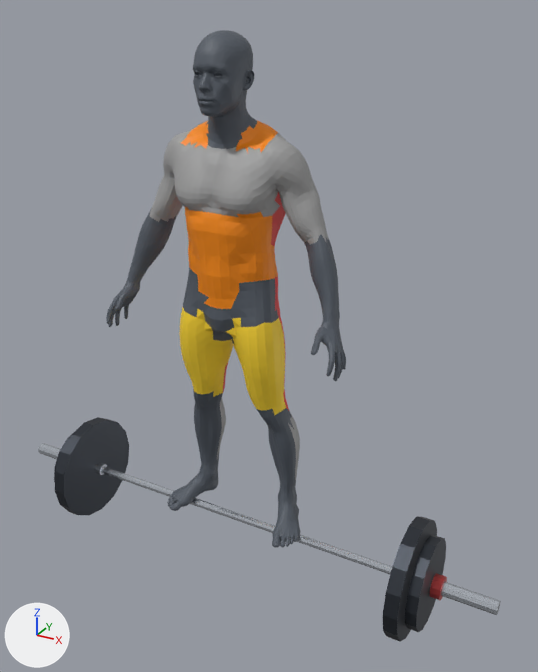
What one commit did to the Blender file assets_3d/source_blend/back_barbell_deadlift.blend.
Rendered twice from a 50 mm lens placed at (1.28, -2.06, 1.84), pointed at (0.12, 0.06, 0.78). The lights are fixed; the arrows at lower left show +X, +Y and +Z. The first picture is the older version.

Names of what the first picture shows: 'Body_Head_Neck', 'Body_Joints_Hands_Feet', 'Equip_Barbell', 'Mesh_Muscle_Abs_Core', 'Mesh_Muscle_Biceps', 'Mesh_Muscle_Chest', 'Mesh_Muscle_Quads', 'Mesh_Muscle_Shoulders', 'Mesh_Muscle_Traps' and 5 more.
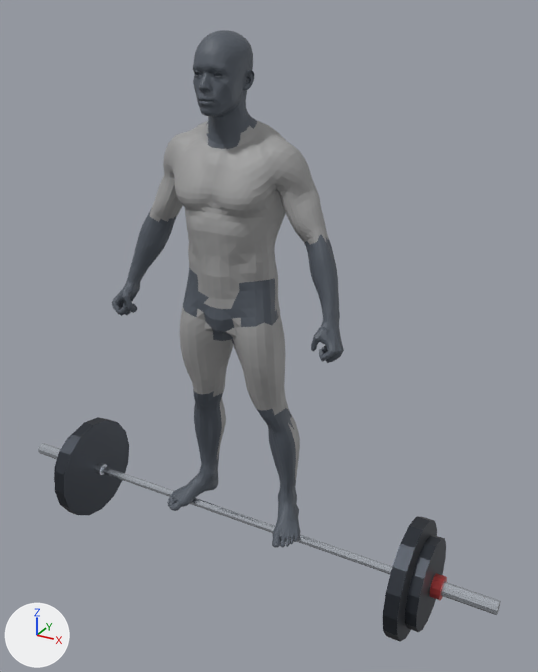
Diff of the bpy script that builds the scene:
```diff
--- a/assets_3d/source_blend/back_barbell_deadlift.blend.py
+++ b/assets_3d/source_blend/back_barbell_deadlift.blend.py
@@ mat_mat_muscle_traps @@
 mat_mat_muscle_traps = principled_material('Mat_Muscle_Traps')
-mat_mat_muscle_traps.base_color = (0.95, 0.26, 0.0)  # orange #f98b00
+mat_mat_muscle_traps.base_color = (0.341, 0.341, 0.341)  # grey #9e9e9e
 mat_mat_muscle_traps.metallic = 0.05
@@ mat_mat_muscle_abs_core @@
 mat_mat_muscle_abs_core = principled_material('Mat_Muscle_Abs_Core')
-mat_mat_muscle_abs_core.base_color = (0.95, 0.26, 0.0)  # orange #f98b00
+mat_mat_muscle_abs_core.base_color = (0.341, 0.341, 0.341)  # grey #9e9e9e
 mat_mat_muscle_abs_core.metallic = 0.05
@@ mat_mat_muscle_quads @@
 mat_mat_muscle_quads = principled_material('Mat_Muscle_Quads')
-mat_mat_muscle_quads.base_color = (0.98, 0.68, 0.03)  # yellow #fdd730
+mat_mat_muscle_quads.base_color = (0.341, 0.341, 0.341)  # grey #9e9e9e
 mat_mat_muscle_quads.metallic = 0.05
@@ me_body_joints_hands_feet @@
 # used by ob_body_joints_hands_feet; location = (0.0, 0.0, 0.0)
-me_body_joints_hands_feet.from_pydata(...)  # 2846 vertices, 3774 faces; spans x -0.464..0.464, y -0.153..0.146, z 0.0..1.464
+me_body_joints_hands_feet.from_pydata(...)  # 2897 vertices, 3770 faces; spans x -0.456..0.456, y -0.121..0.146, z 0.0..1.465
+# me_body_joints_hands_feet part 1: 23 vertices moved from x -0.445..-0.378, y -0.114..-0.022, z 0.793..0.914 to x -0.451..-0.373, y -0.111..-0.022, z 0.821..0.914; 325 vertices removed from x -0.464..-0.329, y -0.152..0.041, z 0.756..1.12; 361 vertices added at x -0.456..-0.334, y -0.121..0.037, z 0.796..1.117
+# me_body_joints_hands_feet part 2: 18 vertices moved from x 0.179..0.445, y -0.118..-0.021, z 0.825..0.914 to x 0.181..0.445, y -0.117..-0.02, z 0.825..0.915; 327 vertices removed from x 0.285..0.464, y -0.153..0.071, z 0.756..1.112; 369 vertices added at x 0.289..0.456, y -0.121..0.071, z 0.796..1.104
+# other edits to the shape of me_body_joints_hands_feet do not show in these pictures
 me_body_joints_hands_feet.materials.append(mat_mat_body_neutral)
```

What differs and where, as boxes (x1, y1, x2, y2) in the pictures (538 x 672 px; the box of a moved part takes in the faces that stretch with it):
'Body_Joints_Hands_Feet', reshaped
    before: (106, 138, 346, 548)
    after: (111, 138, 344, 548)
'Mesh_Muscle_Quads', recoloured (yellow to grey)
    both: (180, 307, 286, 415)
'Mesh_Muscle_Abs_Core', recoloured (orange to grey)
    both: (184, 206, 278, 309)
'Mesh_Muscle_Traps', recoloured (orange to grey)
    both: (181, 121, 278, 153)
part 1 of me_body_joints_hands_feet, moved or reshaped
    before: (106, 224, 160, 327)
    after: (111, 224, 160, 316)
part 2 of me_body_joints_hands_feet, moved or reshaped
    before: (265, 267, 346, 381)
    after: (264, 267, 344, 363)
